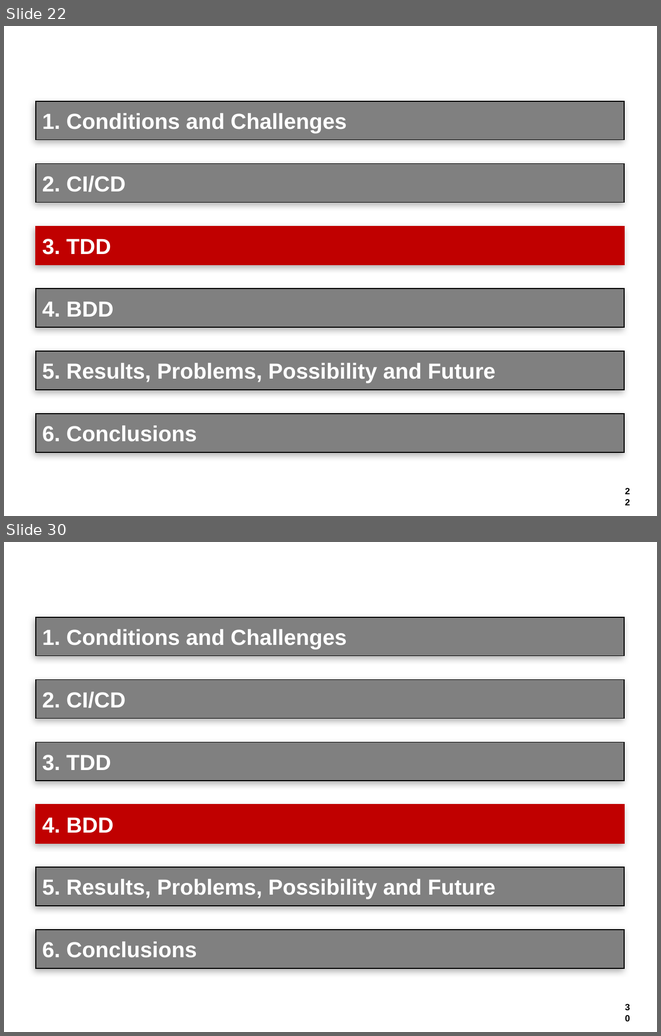
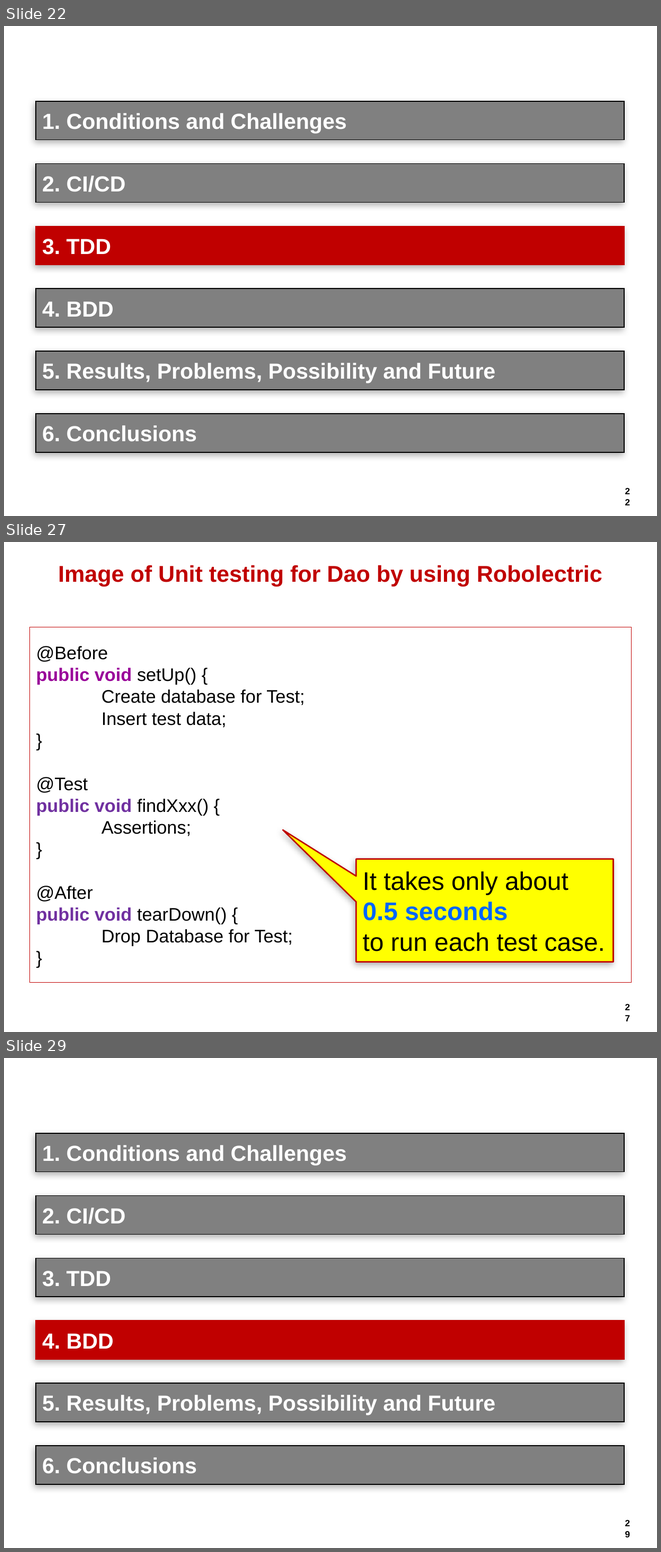
Before and after one commit to hageyahhoo/agile2014, a slide deck: presentations/TechnologyDrivenDevelopment.pptx. Shown one above the other, each under a label of ours: slides 22 and 30 before the commit, slides 22, 27 and 29 after it; the slides between them are not shown. The pictures are 661x1036 and 661x1552 pixels, drawn with LibreOffice and Linux fonts; fonts in the diff are those of the drawing; background and template pictures are left out. Boxes give left, top, right and bottom in pixels: in the first picture for what was removed or moved away, otherwise in the second. Text is boxed around its words. In the diff, an @@ line names an element or a change of style, - is before the commit and + after.

```diff
--- a/presentations/TechnologyDrivenDevelopment.pptx
+++ b/presentations/TechnologyDrivenDevelopment.pptx
@@ slide 27 added at bbox=[4, 542, 657, 1032], background #FFFFFF; not listed: 1 template element that a slide beside it also shows @@
@@ title added at bbox=[58, 565, 602, 586], 25.2 pt, text #C00000, bold @@
+Image of Unit testing for Dao by using Robolectric
@@ rectangle added at bbox=[29, 627, 631, 982], outline #C00000 0.75 pt, 20 pt, text #000000 @@
+@Before
+public void setUp() {
+Create database for Test;
+Insert test data;
+}
+@Test
+public void findXxx() {
+Assertions;
+}
+@After
+public void tearDown() {
+Drop Database for Test;
+}
@@ speech box added at bbox=[356, 859, 613, 961], fill #FFFF00, outline #BF0000 1.5 pt, 28 pt, text #000000 @@
+It takes only about
+0.5 seconds
+to run each test case.
@@ what was slide 30 is now slide 29 @@
@@ page number at bbox=[618, 1514, 637, 1532]: text changed @@
-30
+29
```
Also in this commit, not shown: 7 slides changed, 2 other slides added, 4 slides removed.
